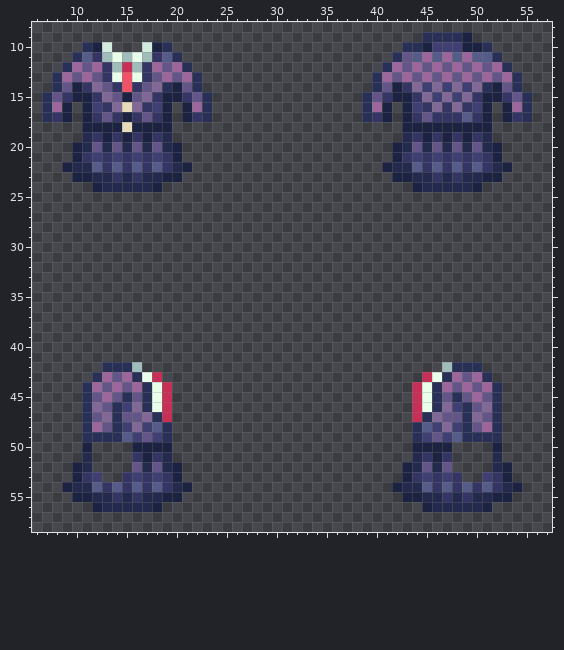
Pixel-art sprite: Resources/Textures/Clothing/Uniforms/Jumpskirt/musician.rsi/equipped-INNERCLOTHING.png. Above is the file before it was changed.
The file is 64x64 pixels. Colours within 5 levels of each other are drawn and written as one. Shown: x 6..57, y 8..58.
New version:
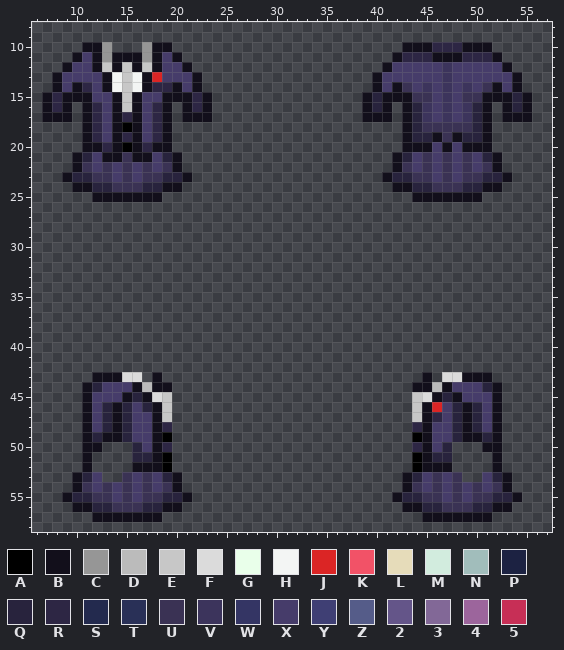
Palette (. is transparent): A #000000  B #120f1b  C #969696  D #bbbbbb  E #c7c7c7  F #dbdbdb  G #e9ffea  H #f3f5f4  J #db2525  K #f25267  L #e6dcba  M #d2ecde  N #a1bdbb  P #1c2242  Q #28233d  R #2d2644  S #232a4e  T #293057  U #3a3254  V #3c345c  W #343564  X #463c6a  Y #3f3f74  Z #555c89  2 #645589  3 #826897  4 #9c659c  5 #c72f56
Difference:
Changed rows in their new state; - is an unchanged pixel.
first column x 7:
 9 --------------------------------------.....------
10 ----BBC---CBB-----------------------BBBRRRBBB----
11 ---BXBCBBBCBXB---------------------BRRRBBBRRRB---
12 --BXXBEBEBEBXXB-------------------BXXXXXVXXXXXB--
13 -BXXXXBHEHBJXXXB-----------------BXXXXXXVXXXXXXB-
14 -BXBRXBHEHBRRBXB-----------------BXBUXVXVXVXUBXB-
15 BRBBBXXBEBXXBBBRB---------------BQBBBUUXVXUUBBBQB
16 BRB-BRXBEBXRB-BRB---------------BQB-BQVXVXVQB-BQB
17 BBB-BRXBRBXRB-BBB---------------BBB-BQVXVXVQB-BBB
18 ----BRXBABXRB-----------------------BQUUUUUQB----
19 ----BRXBRBXRB-----------------------BQQBUBQQB----
20 ---.BBRBABRBB.---------------------.BBBXBXBBB.---
21 ---BQXBBUBBXQB---------------------BQXUXUXUXQB---
22 --.BUXUXUXUXUB.-------------------.BUXUXUXUXUB.--
23 --BQQUUXUXUUQQB-------------------BQQUUXUXUUQQB--
24 ---BBQQUUUQQBB---------------------BBQQUUUQQBB---
25 -----BBBBBBB-------------------------BBBBBBB-----
first column x 9:
42 ----....------------------------------....----
43 ---BBBFF.B--------------------------B.FFBBB---
44 --BQXXXBDBB------------------------BBDBXXXQB--
45 --BXXXBQBFE------------------------EFBQBXXXB--
46 --BXQBQXQBE------------------------EBJXQBQXB--
47 --BXQBQXXBE------------------------EBRXQBQXB--
48 --BXQBQXXBR------------------------RBXXQBQXB--
49 --BQBBQXXBA------------------------ABXXQBBQB--
50 --BB---QXBR------------------------RBXQ---BB--
51 --B----QQBA------------------------ABQQ----B--
52 -.B----BBBA.----------------------.ABBB----B.-
53 -BQX--UXUXQB----------------------BQXUXU--XQB-
54 .BUXUXUXUXUB.--------------------.BUXUXUXUXUB.
55 BQQUUXUXUUQQB--------------------BQQUUXUXUUQQB
56 -BBQQUUUQQBB----------------------BBQQUUUQQBB-
57 ---BBBBBBB--------------------------BBBBBBB---
